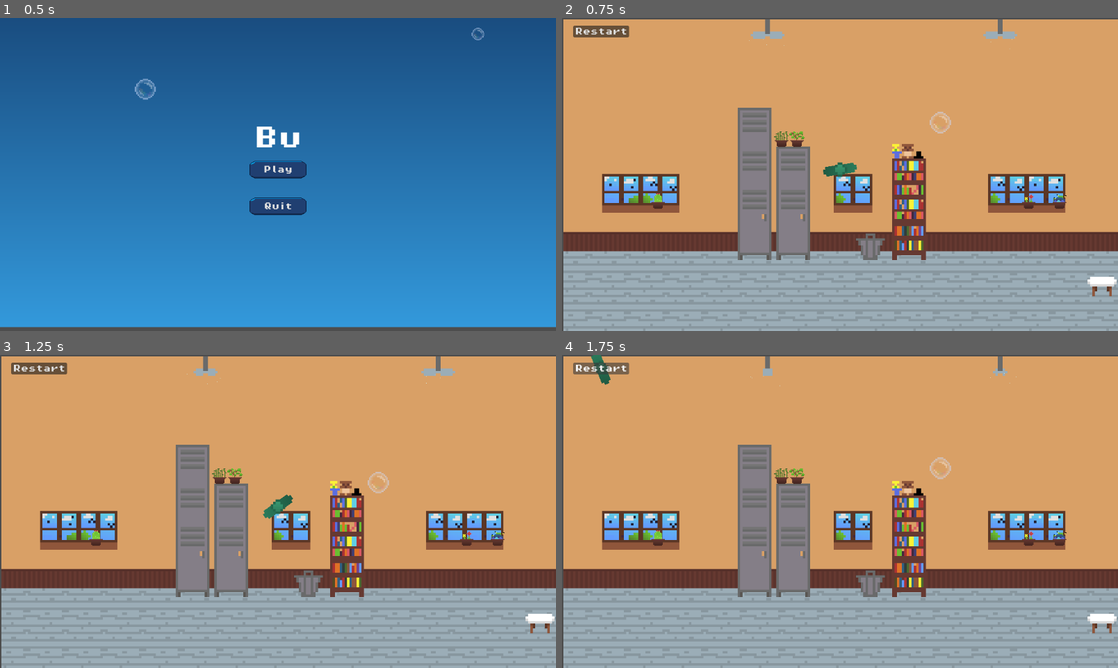
Above: before the commit, frames 1-4 (two rows, left to right).
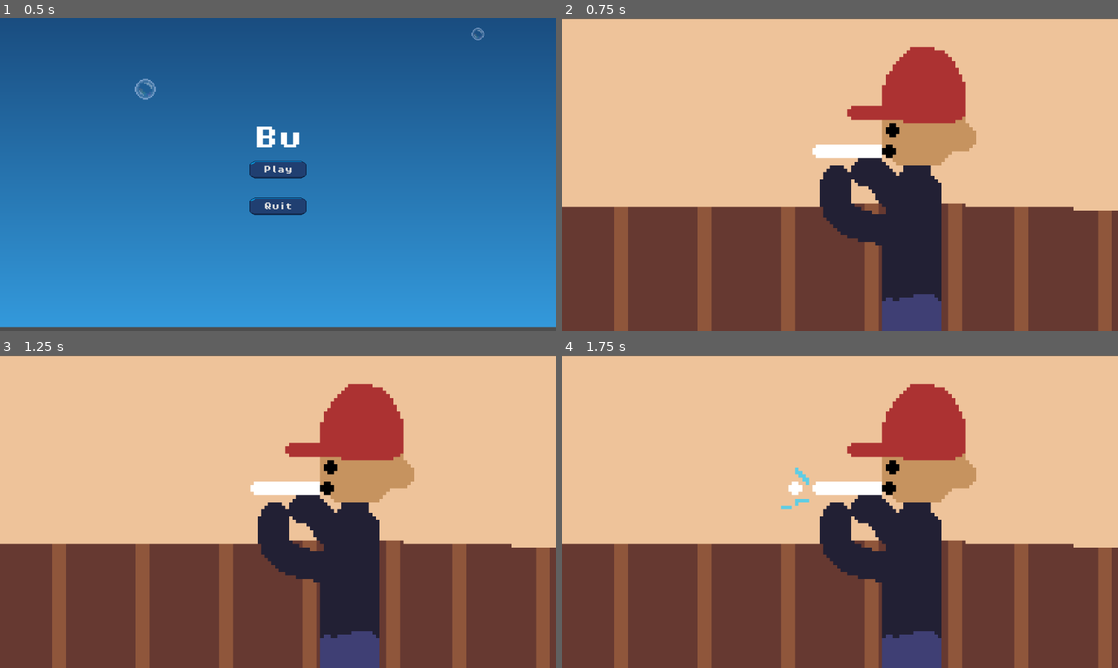
Above: after the commit, the same moments.

Repository: SukainaA/bubbleTheBully
Game: Godot game, scene res://scenes/mainmenu.tscn
Two runs of this game, one before a commit and one after it. Both use one fixed random seed, a clock stepped at 60 frames per second and the inputs below.
Inputs (mouse positions are in pixels of both pictures, inside the frame that each line leads up to):
- Up to frame 1 (0.5 s): no input
- Up to frame 2 (0.75 s): click "Play" at 0.5 s
- Up to frame 3 (1.25 s): no input
- Up to frame 4 (1.75 s): click (600, 367) at 1.25 s, where only the run before the commit has a clickable "Restart"

Frame 1 is identical in both runs. In frame 2, 95% of the frame differs, in the area x 0-100%, y 0-100%; in frame 3, 95%; in frame 4, 95%.

Commit message:
added intro animations

Diff:
--- a/mainmenu.gd
+++ b/mainmenu.gd
@@ -9,7 +9,7 @@
 
 
 func _on_play_button_pressed():
-	get_tree().change_scene_to_file("res://scenes/level.tscn")
+	get_tree().change_scene_to_file("res://scenes/1.tscn")
 
 func _on_quit_button_pressed():
 	get_tree().quit()
--- /dev/null
+++ b/scenes/1.gd
@@ -0,0 +1,15 @@
+extends Node2D
+
+
+# Called when the node enters the scene tree for the first time.
+func _ready() -> void:
+	pass # Replace with function body.
+
+
+# Called every frame. 'delta' is the elapsed time since the previous frame.
+func _process(delta: float) -> void:
+	pass
+
+
+func _on_animated_sprite_2d_animation_finished() -> void:
+	get_tree().change_scene_to_file("res://scenes/2.tscn")
--- /dev/null
+++ b/scenes/1.tscn
@@ -0,0 +1,80 @@
+[gd_scene load_steps=10 format=3 uid="uid://6np6v2gge5nu"]
+
+[ext_resource type="Texture2D" uid="uid://bx84n5i0eodfe" path="res://sprites/animations/1.png" id="1_rw3md"]
+[ext_resource type="Script" path="res://scenes/1.gd" id="1_xnaos"]
+
+[sub_resource type="AtlasTexture" id="AtlasTexture_3c8fj"]
+atlas = ExtResource("1_rw3md")
+region = Rect2(0, 0, 160, 90)
+
+[sub_resource type="AtlasTexture" id="AtlasTexture_uppwc"]
+atlas = ExtResource("1_rw3md")
+region = Rect2(800, 0, 160, 90)
+
+[sub_resource type="AtlasTexture" id="AtlasTexture_x3btf"]
+atlas = ExtResource("1_rw3md")
+region = Rect2(160, 0, 160, 90)
+
+[sub_resource type="AtlasTexture" id="AtlasTexture_5ddde"]
+atlas = ExtResource("1_rw3md")
+region = Rect2(320, 0, 160, 90)
+
+[sub_resource type="AtlasTexture" id="AtlasTexture_08car"]
+atlas = ExtResource("1_rw3md")
+region = Rect2(480, 0, 160, 90)
+
+[sub_resource type="AtlasTexture" id="AtlasTexture_lq78s"]
+atlas = ExtResource("1_rw3md")
+region = Rect2(640, 0, 160, 90)
+
+[sub_resource type="SpriteFrames" id="SpriteFrames_4xuuo"]
+animations = [{
+"frames": [{
+"duration": 1.0,
+"texture": SubResource("AtlasTexture_3c8fj")
+}, {
+"duration": 1.0,
+"texture": SubResource("AtlasTexture_uppwc")
+}, {
+"duration": 1.0,
+"texture": SubResource("AtlasTexture_3c8fj")
+}, {
+"duration": 1.0,
+"texture": SubResource("AtlasTexture_3c8fj")
+}, {
+"duration": 1.0,
+"texture": SubResource("AtlasTexture_x3btf")
+}, {
+"duration": 1.0,
+"texture": SubResource("AtlasTexture_5ddde")
+}, {
+"duration": 1.0,
+"texture": SubResource("AtlasTexture_08car")
+}, {
+"duration": 1.0,
+"texture": SubResource("AtlasTexture_lq78s")
+}, {
+"duration": 1.0,
+"texture": SubResource("AtlasTexture_3c8fj")
+}, {
+"duration": 1.0,
+"texture": SubResource("AtlasTexture_3c8fj")
+}, {
+"duration": 1.0,
+"texture": SubResource("AtlasTexture_3c8fj")
+}],
+"loop": false,
+"name": &"default",
+"speed": 4.0
+}]
+
+[node name="1" type="Node2D"]
+script = ExtResource("1_xnaos")
+
+[node name="AnimatedSprite2D" type="AnimatedSprite2D" parent="."]
+position = Vector2(576.889, 326.5)
+scale = Vector2(7.21111, 7.21111)
+sprite_frames = SubResource("SpriteFrames_4xuuo")
+autoplay = "default"
+
+[connection signal="animation_finished" from="AnimatedSprite2D" to="." method="_on_animated_sprite_2d_animation_finished"]
--- /dev/null
+++ b/scenes/2.gd
@@ -0,0 +1,15 @@
+extends Node2D
+
+
+# Called when the node enters the scene tree for the first time.
+func _ready() -> void:
+	pass # Replace with function body.
+
+
+# Called every frame. 'delta' is the elapsed time since the previous frame.
+func _process(delta: float) -> void:
+	pass
+
+
+func _on_animated_sprite_2d_animation_finished() -> void:
+	get_tree().change_scene_to_file("res://scenes/3.tscn")
--- /dev/null
+++ b/scenes/2.tscn
@@ -0,0 +1,154 @@
+[gd_scene load_steps=21 format=3 uid="uid://cocfw7ya6fhxv"]
+
+[ext_resource type="Texture2D" uid="uid://c77ey4prruaxd" path="res://sprites/animations/2.png" id="1_qfmet"]
+[ext_resource type="Script" path="res://scenes/2.gd" id="1_ugcqw"]
+
+[sub_resource type="AtlasTexture" id="AtlasTexture_36ff3"]
+atlas = ExtResource("1_qfmet")
+region = Rect2(0, 0, 160, 90)
+
+[sub_resource type="AtlasTexture" id="AtlasTexture_dsiv8"]
+atlas = ExtResource("1_qfmet")
+region = Rect2(160, 0, 160, 90)
+
+[sub_resource type="AtlasTexture" id="AtlasTexture_u25dq"]
+atlas = ExtResource("1_qfmet")
+region = Rect2(320, 0, 160, 90)
+
+[sub_resource type="AtlasTexture" id="AtlasTexture_cqstq"]
+atlas = ExtResource("1_qfmet")
+region = Rect2(480, 0, 160, 90)
+
+[sub_resource type="AtlasTexture" id="AtlasTexture_h2hf3"]
+atlas = ExtResource("1_qfmet")
+region = Rect2(640, 0, 160, 90)
+
+[sub_resource type="AtlasTexture" id="AtlasTexture_p2qqo"]
+atlas = ExtResource("1_qfmet")
+region = Rect2(800, 0, 160, 90)
+
+[sub_resource type="AtlasTexture" id="AtlasTexture_lmklo"]
+atlas = ExtResource("1_qfmet")
+region = Rect2(960, 0, 160, 90)
+
+[sub_resource type="AtlasTexture" id="AtlasTexture_lwevm"]
+atlas = ExtResource("1_qfmet")
+region = Rect2(1120, 0, 160, 90)
+
+[sub_resource type="AtlasTexture" id="AtlasTexture_36kd5"]
+atlas = ExtResource("1_qfmet")
+region = Rect2(1280, 0, 160, 90)
+
+[sub_resource type="AtlasTexture" id="AtlasTexture_oscw6"]
+atlas = ExtResource("1_qfmet")
+region = Rect2(1440, 0, 160, 90)
+
+[sub_resource type="AtlasTexture" id="AtlasTexture_g0kvo"]
+atlas = ExtResource("1_qfmet")
+region = Rect2(1600, 0, 160, 90)
+
+[sub_resource type="AtlasTexture" id="AtlasTexture_y15k7"]
+atlas = ExtResource("1_qfmet")
+region = Rect2(1760, 0, 160, 90)
+
+[sub_resource type="AtlasTexture" id="AtlasTexture_nfak1"]
+atlas = ExtResource("1_qfmet")
+region = Rect2(1920, 0, 160, 90)
+
+[sub_resource type="AtlasTexture" id="AtlasTexture_kqbi7"]
+atlas = ExtResource("1_qfmet")
+region = Rect2(2080, 0, 160, 90)
+
+[sub_resource type="AtlasTexture" id="AtlasTexture_arll8"]
+atlas = ExtResource("1_qfmet")
+region = Rect2(2240, 0, 160, 90)
+
+[sub_resource type="AtlasTexture" id="AtlasTexture_w3sfp"]
+atlas = ExtResource("1_qfmet")
+region = Rect2(2400, 0, 160, 90)
+
+[sub_resource type="AtlasTexture" id="AtlasTexture_wmej3"]
+atlas = ExtResource("1_qfmet")
+region = Rect2(2560, 0, 160, 90)
+
+[sub_resource type="SpriteFrames" id="SpriteFrames_4xt72"]
+animations = [{
+"frames": [{
+"duration": 1.0,
+"texture": SubResource("AtlasTexture_36ff3")
+}, {
+"duration": 1.0,
+"texture": SubResource("AtlasTexture_dsiv8")
+}, {
+"duration": 1.0,
+"texture": SubResource("AtlasTexture_u25dq")
+}, {
+"duration": 1.0,
+"texture": SubResource("AtlasTexture_cqstq")
+}, {
+"duration": 1.0,
+"texture": SubResource("AtlasTexture_h2hf3")
+}, {
+"duration": 1.0,
+"texture": SubResource("AtlasTexture_p2qqo")
+}, {
+"duration": 1.0,
+"texture": SubResource("AtlasTexture_lmklo")
+}, {
+"duration": 1.0,
+"texture": SubResource("AtlasTexture_lwevm")
+}, {
+"duration": 1.0,
+"texture": SubResource("AtlasTexture_36kd5")
+}, {
+"duration": 1.0,
+"texture": SubResource("AtlasTexture_oscw6")
+}, {
+"duration": 1.0,
+"texture": SubResource("AtlasTexture_g0kvo")
+}, {
+"duration": 1.0,
+"texture": SubResource("AtlasTexture_y15k7")
+}, {
+"duration": 1.0,
+"texture": SubResource("AtlasTexture_nfak1")
+}, {
+"duration": 1.0,
+"texture": SubResource("AtlasTexture_kqbi7")
+}, {
+"duration": 1.0,
+"texture": SubResource("AtlasTexture_arll8")
+}, {
+"duration": 1.0,
+"texture": SubResource("AtlasTexture_w3sfp")
+}, {
+"duration": 1.0,
+"texture": SubResource("AtlasTexture_wmej3")
+}, {
+"duration": 1.0,
+"texture": SubResource("AtlasTexture_wmej3")
+}, {
+"duration": 1.0,
+"texture": SubResource("AtlasTexture_wmej3")
+}, {
+"duration": 1.0,
+"texture": SubResource("AtlasTexture_wmej3")
+}, {
+"duration": 1.0,
+"texture": SubResource("AtlasTexture_wmej3")
+}],
+"loop": false,
+"name": &"default",
+"speed": 5.0
+}]
+
+[node name="2" type="Node2D"]
+script = ExtResource("1_ugcqw")
+
+[node name="AnimatedSprite2D" type="AnimatedSprite2D" parent="."]
+position = Vector2(575, 324)
+scale = Vector2(7.2, 7.2)
+sprite_frames = SubResource("SpriteFrames_4xt72")
+autoplay = "default"
+
+[connection signal="animation_finished" from="AnimatedSprite2D" to="." method="_on_animated_sprite_2d_animation_finished"]
--- /dev/null
+++ b/scenes/3.gd
@@ -0,0 +1,15 @@
+extends Node2D
+
+
+# Called when the node enters the scene tree for the first time.
+func _ready() -> void:
+	pass # Replace with function body.
+
+
+# Called every frame. 'delta' is the elapsed time since the previous frame.
+func _process(delta: float) -> void:
+	pass
+
+
+func _on_animated_sprite_2d_animation_finished() -> void:
+	get_tree().change_scene_to_file("res://scenes/level.tscn")
--- /dev/null
+++ b/scenes/3.tscn
@@ -0,0 +1,181 @@
+[gd_scene load_steps=25 format=3 uid="uid://cwroavorltvbw"]
+
+[ext_resource type="Script" path="res://scenes/3.gd" id="1_lqvxv"]
+[ext_resource type="Texture2D" uid="uid://dv1ogiqdpiuht" path="res://sprites/animations/3.png" id="1_qr88r"]
+
+[sub_resource type="AtlasTexture" id="AtlasTexture_bmmmc"]
+atlas = ExtResource("1_qr88r")
+region = Rect2(0, 0, 160, 90)
+
+[sub_resource type="AtlasTexture" id="AtlasTexture_7n357"]
+atlas = ExtResource("1_qr88r")
+region = Rect2(160, 0, 160, 90)
+
+[sub_resource type="AtlasTexture" id="AtlasTexture_415yw"]
+atlas = ExtResource("1_qr88r")
+region = Rect2(320, 0, 160, 90)
+
+[sub_resource type="AtlasTexture" id="AtlasTexture_6vur7"]
+atlas = ExtResource("1_qr88r")
+region = Rect2(480, 0, 160, 90)
+
+[sub_resource type="AtlasTexture" id="AtlasTexture_64pmb"]
+atlas = ExtResource("1_qr88r")
+region = Rect2(640, 0, 160, 90)
+
+[sub_resource type="AtlasTexture" id="AtlasTexture_6d1wk"]
+atlas = ExtResource("1_qr88r")
+region = Rect2(800, 0, 160, 90)
+
+[sub_resource type="AtlasTexture" id="AtlasTexture_cjnnn"]
+atlas = ExtResource("1_qr88r")
+region = Rect2(960, 0, 160, 90)
+
+[sub_resource type="AtlasTexture" id="AtlasTexture_82nsp"]
+atlas = ExtResource("1_qr88r")
+region = Rect2(1120, 0, 160, 90)
+
+[sub_resource type="AtlasTexture" id="AtlasTexture_2e3k4"]
+atlas = ExtResource("1_qr88r")
+region = Rect2(1280, 0, 160, 90)
+
+[sub_resource type="AtlasTexture" id="AtlasTexture_olmuu"]
+atlas = ExtResource("1_qr88r")
+region = Rect2(1440, 0, 160, 90)
+
+[sub_resource type="AtlasTexture" id="AtlasTexture_y5mbh"]
+atlas = ExtResource("1_qr88r")
+region = Rect2(1600, 0, 160, 90)
+
+[sub_resource type="AtlasTexture" id="AtlasTexture_0aj5b"]
+atlas = ExtResource("1_qr88r")
+region = Rect2(1760, 0, 160, 90)
+
+[sub_resource type="AtlasTexture" id="AtlasTexture_71hpx"]
+atlas = ExtResource("1_qr88r")
+region = Rect2(1920, 0, 160, 90)
+
+[sub_resource type="AtlasTexture" id="AtlasTexture_vyhos"]
+atlas = ExtResource("1_qr88r")
+region = Rect2(2080, 0, 160, 90)
+
+[sub_resource type="AtlasTexture" id="AtlasTexture_x4ffe"]
+atlas = ExtResource("1_qr88r")
+region = Rect2(2240, 0, 160, 90)
+
+[sub_resource type="AtlasTexture" id="AtlasTexture_65nn7"]
+atlas = ExtResource("1_qr88r")
+region = Rect2(2400, 0, 160, 90)
+
+[sub_resource type="AtlasTexture" id="AtlasTexture_j73e6"]
+atlas = ExtResource("1_qr88r")
+region = Rect2(2560, 0, 160, 90)
+
+[sub_resource type="AtlasTexture" id="AtlasTexture_0rytp"]
+atlas = ExtResource("1_qr88r")
+region = Rect2(2720, 0, 160, 90)
+
+[sub_resource type="AtlasTexture" id="AtlasTexture_3chf0"]
+atlas = ExtResource("1_qr88r")
+region = Rect2(2880, 0, 160, 90)
+
+[sub_resource type="AtlasTexture" id="AtlasTexture_6b50d"]
+atlas = ExtResource("1_qr88r")
+region = Rect2(3040, 0, 160, 90)
+
+[sub_resource type="AtlasTexture" id="AtlasTexture_yagh6"]
+atlas = ExtResource("1_qr88r")
+region = Rect2(3200, 0, 160, 90)
+
+[sub_resource type="SpriteFrames" id="SpriteFrames_2i3gd"]
+animations = [{
+"frames": [{
+"duration": 1.0,
+"texture": SubResource("AtlasTexture_bmmmc")
+}, {
+"duration": 1.0,
+"texture": SubResource("AtlasTexture_7n357")
+}, {
+"duration": 1.0,
+"texture": SubResource("AtlasTexture_415yw")
+}, {
+"duration": 1.0,
+"texture": SubResource("AtlasTexture_6vur7")
+}, {
+"duration": 1.0,
+"texture": SubResource("AtlasTexture_64pmb")
+}, {
+"duration": 1.0,
+"texture": SubResource("AtlasTexture_6d1wk")
+}, {
+"duration": 1.0,
+"texture": SubResource("AtlasTexture_cjnnn")
+}, {
+"duration": 1.0,
+"texture": SubResource("AtlasTexture_82nsp")
+}, {
+"duration": 1.0,
+"texture": SubResource("AtlasTexture_2e3k4")
+}, {
+"duration": 1.0,
+"texture": SubResource("AtlasTexture_olmuu")
+}, {
+"duration": 1.0,
+"texture": SubResource("AtlasTexture_y5mbh")
+}, {
+"duration": 1.0,
+"texture": SubResource("AtlasTexture_0aj5b")
+}, {
+"duration": 1.0,
+"texture": SubResource("AtlasTexture_71hpx")
+}, {
+"duration": 1.0,
+"texture": SubResource("AtlasTexture_vyhos")
+}, {
+"duration": 1.0,
+"texture": SubResource("AtlasTexture_x4ffe")
+}, {
+"duration": 1.0,
+"texture": SubResource("AtlasTexture_65nn7")
+}, {
+"duration": 1.0,
+"texture": SubResource("AtlasTexture_j73e6")
+}, {
+"duration": 1.0,
+"texture": SubResource("AtlasTexture_0rytp")
+}, {
+"duration": 1.0,
+"texture": SubResource("AtlasTexture_3chf0")
+}, {
+"duration": 1.0,
+"texture": SubResource("AtlasTexture_6b50d")
+}, {
+"duration": 1.0,
+"texture": SubResource("AtlasTexture_yagh6")
+}, {
+"duration": 1.0,
+"texture": SubResource("AtlasTexture_yagh6")
+}, {
+"duration": 1.0,
+"texture": SubResource("AtlasTexture_yagh6")
+}, {
+"duration": 1.0,
+"texture": SubResource("AtlasTexture_yagh6")
+}],
+"loop": false,
+"name": &"default",
+"speed": 5.0
+}]
+
+[node name="3" type="Node2D"]
+script = ExtResource("1_lqvxv")
+
+[node name="AnimatedSprite2D" type="AnimatedSprite2D" parent="."]
+position = Vector2(575.111, 324.5)
+scale = Vector2(7.18889, 7.18889)
+sprite_frames = SubResource("SpriteFrames_2i3gd")
+autoplay = "default"
+frame = 23
+frame_progress = 1.0
+
+[connection signal="animation_finished" from="AnimatedSprite2D" to="." method="_on_animated_sprite_2d_animation_finished"]
--- /dev/null
+++ b/scenes/4.tscn
@@ -0,0 +1,161 @@
+[gd_scene load_steps=22 format=3 uid="uid://brbhio5gqnf01"]
+
+[ext_resource type="Texture2D" uid="uid://glnieb7dhq5i" path="res://sprites/animations/4.png" id="1_t07cs"]
+
+[sub_resource type="AtlasTexture" id="AtlasTexture_pnudn"]
+atlas = ExtResource("1_t07cs")
+region = Rect2(0, 0, 160, 90)
+
+[sub_resource type="AtlasTexture" id="AtlasTexture_xf3ma"]
+atlas = ExtResource("1_t07cs")
+region = Rect2(160, 0, 160, 90)
+
+[sub_resource type="AtlasTexture" id="AtlasTexture_ekiw4"]
+atlas = ExtResource("1_t07cs")
+region = Rect2(320, 0, 160, 90)
+
+[sub_resource type="AtlasTexture" id="AtlasTexture_86i2g"]
+atlas = ExtResource("1_t07cs")
+region = Rect2(480, 0, 160, 90)
+
+[sub_resource type="AtlasTexture" id="AtlasTexture_lfhh2"]
+atlas = ExtResource("1_t07cs")
+region = Rect2(640, 0, 160, 90)
+
+[sub_resource type="AtlasTexture" id="AtlasTexture_4rc1g"]
+atlas = ExtResource("1_t07cs")
+region = Rect2(800, 0, 160, 90)
+
+[sub_resource type="AtlasTexture" id="AtlasTexture_qonwe"]
+atlas = ExtResource("1_t07cs")
+region = Rect2(960, 0, 160, 90)
+
+[sub_resource type="AtlasTexture" id="AtlasTexture_gdigq"]
+atlas = ExtResource("1_t07cs")
+region = Rect2(1120, 0, 160, 90)
+
+[sub_resource type="AtlasTexture" id="AtlasTexture_s5nlx"]
+atlas = ExtResource("1_t07cs")
+region = Rect2(1280, 0, 160, 90)
+
+[sub_resource type="AtlasTexture" id="AtlasTexture_8kq0i"]
+atlas = ExtResource("1_t07cs")
+region = Rect2(1440, 0, 160, 90)
+
+[sub_resource type="AtlasTexture" id="AtlasTexture_vib42"]
+atlas = ExtResource("1_t07cs")
+region = Rect2(1600, 0, 160, 90)
+
+[sub_resource type="AtlasTexture" id="AtlasTexture_ugxgj"]
+atlas = ExtResource("1_t07cs")
+region = Rect2(1760, 0, 160, 90)
+
+[sub_resource type="AtlasTexture" id="AtlasTexture_gp4k7"]
+atlas = ExtResource("1_t07cs")
+region = Rect2(1920, 0, 160, 90)
+
+[sub_resource type="AtlasTexture" id="AtlasTexture_epgaq"]
+atlas = ExtResource("1_t07cs")
+region = Rect2(2080, 0, 160, 90)
+
+[sub_resource type="AtlasTexture" id="AtlasTexture_8mwbk"]
+atlas = ExtResource("1_t07cs")
+region = Rect2(2240, 0, 160, 90)
+
+[sub_resource type="AtlasTexture" id="AtlasTexture_xfj6h"]
+atlas = ExtResource("1_t07cs")
+region = Rect2(2400, 0, 160, 90)
+
+[sub_resource type="AtlasTexture" id="AtlasTexture_xr8s6"]
+atlas = ExtResource("1_t07cs")
+region = Rect2(2560, 0, 160, 90)
+
+[sub_resource type="AtlasTexture" id="AtlasTexture_ssk0i"]
+atlas = ExtResource("1_t07cs")
+region = Rect2(2720, 0, 160, 90)
+
+[sub_resource type="AtlasTexture" id="AtlasTexture_xe14n"]
+atlas = ExtResource("1_t07cs")
+region = Rect2(2880, 0, 160, 90)
+
+[sub_resource type="SpriteFrames" id="SpriteFrames_t3peh"]
+animations = [{
+"frames": [{
+"duration": 1.0,
+"texture": SubResource("AtlasTexture_pnudn")
+}, {
+"duration": 1.0,
+"texture": SubResource("AtlasTexture_xf3ma")
+}, {
+"duration": 1.0,
+"texture": SubResource("AtlasTexture_ekiw4")
+}, {
+"duration": 1.0,
+"texture": SubResource("AtlasTexture_86i2g")
+}, {
+"duration": 1.0,
+"texture": SubResource("AtlasTexture_lfhh2")
+}, {
+"duration": 1.0,
+"texture": SubResource("AtlasTexture_4rc1g")
+}, {
+"duration": 1.0,
+"texture": SubResource("AtlasTexture_qonwe")
+}, {
+"duration": 1.0,
+"texture": SubResource("AtlasTexture_gdigq")
+}, {
+"duration": 1.0,
+"texture": SubResource("AtlasTexture_s5nlx")
+}, {
+"duration": 1.0,
+"texture": SubResource("AtlasTexture_8kq0i")
+}, {
+"duration": 1.0,
+"texture": SubResource("AtlasTexture_vib42")
+}, {
+"duration": 1.0,
+"texture": SubResource("AtlasTexture_ugxgj")
+}, {
+"duration": 1.0,
+"texture": SubResource("AtlasTexture_gp4k7")
+}, {
+"duration": 1.0,
+"texture": SubResource("AtlasTexture_epgaq")
+}, {
+"duration": 1.0,
+"texture": SubResource("AtlasTexture_8mwbk")
+}, {
+"duration": 1.0,
+"texture": SubResource("AtlasTexture_xfj6h")
+}, {
+"duration": 1.0,
+"texture": SubResource("AtlasTexture_xr8s6")
+}, {
+"duration": 1.0,
+"texture": SubResource("AtlasTexture_ssk0i")
+}, {
+"duration": 1.0,
+"texture": SubResource("AtlasTexture_xe14n")
+}, {
+"duration": 1.0,
+"texture": SubResource("AtlasTexture_xe14n")
+}, {
+"duration": 1.0,
+"texture": SubResource("AtlasTexture_xe14n")
+}, {
+"duration": 1.0,
+"texture": SubResource("AtlasTexture_xe14n")
+}],
+"loop": false,
+"name": &"default",
+"speed": 5.0
+}]
+
+[node name="4" type="Node2D"]
+
+[node name="AnimatedSprite2D" type="AnimatedSprite2D" parent="."]
+position = Vector2(574.222, 325)
+scale = Vector2(7.17778, 7.17778)
+sprite_frames = SubResource("SpriteFrames_t3peh")
+autoplay = "default"
--- a/scenes/fish_bone.tscn
+++ b/scenes/fish_bone.tscn
@@ -28,6 +28,45 @@
 [sub_resource type="CapsuleShape2D" id="CapsuleShape2D_2ksdb"]
 radius = 31.1642
 height = 99.9537
+
+[sub_resource type="Animation" id="Animation_gmw5y"]
+length = 0.001
+tracks/0/type = "value"
+tracks/0/imported = false
+tracks/0/enabled = true
+tracks/0/path = NodePath("StaticBody2D:position")
+tracks/0/interp = 1
+tracks/0/loop_wrap = true
+tracks/0/keys = {
+"times": PackedFloat32Array(0),
+"transitions": PackedFloat32Array(1),
+"update": 0,
+"values": [Vector2(0, 0)]
+}
+tracks/1/type = "value"
+tracks/1/imported = false
+tracks/1/enabled = true
+tracks/1/path = NodePath("StaticBody2D/Sprite2D:frame")
+tracks/1/interp = 1
+tracks/1/loop_wrap = true
+tracks/1/keys = {
+"times": PackedFloat32Array(0),
+"transitions": PackedFloat32Array(1),
+"update": 1,
+"values": [0]
+}
+tracks/2/type = "value"
+tracks/2/imported = false
+tracks/2/enabled = true
+tracks/2/path = NodePath("StaticBody2D:rotation")
+tracks/2/interp = 1
+tracks/2/loop_wrap = true
+tracks/2/keys = {
+"times": PackedFloat32Array(0),
+"transitions": PackedFloat32Array(1),
+"update": 0,
+"values": [0.0]
+}
 
 [sub_resource type="Animation" id="Animation_swel8"]
 resource_name = "jump"
@@ -70,45 +109,6 @@
 "values": [0.174533, -0.174533, 0.174533, -0.174533, 0.174533]
 }
 
-[sub_resource type="Animation" id="Animation_gmw5y"]
-length = 0.001
-tracks/0/type = "value"
-tracks/0/imported = false
-tracks/0/enabled = true
-tracks/0/path = NodePath("StaticBody2D:position")
-tracks/0/interp = 1
-tracks/0/loop_wrap = true
-tracks/0/keys = {
-"times": PackedFloat32Array(0),
-"transitions": PackedFloat32Array(1),
-"update": 0,
-"values": [Vector2(0, 0)]
-}
-tracks/1/type = "value"
-tracks/1/imported = false
-tracks/1/enabled = true
-tracks/1/path = NodePath("StaticBody2D/Sprite2D:frame")
-tracks/1/interp = 1
-tracks/1/loop_wrap = true
-tracks/1/keys = {
-"times": PackedFloat32Array(0),
-"transitions": PackedFloat32Array(1),
-"update": 1,
-"values": [0]
-}
-tracks/2/type = "value"
-tracks/2/imported = false
-tracks/2/enabled = true
-tracks/2/path = NodePath("StaticBody2D:rotation")
-tracks/2/interp = 1
-tracks/2/loop_wrap = true
-tracks/2/keys = {
-"times": PackedFloat32Array(0),
-"transitions": PackedFloat32Array(1),
-"update": 0,
-"values": [0.0]
-}
-
 [sub_resource type="AnimationLibrary" id="AnimationLibrary_56dam"]
 _data = {
 "RESET": SubResource("Animation_gmw5y"),
Not shown: 1 places in scenes/bubble.tscn that only renumber resources
Not shown: 1 places in scenes/classroom.tscn that only renumber resources
Not shown: 1 places in scenes/level.tscn that only renumber resources
Not shown: 1 places in scenes/mainmenu.tscn that only renumber resources
Not shown: 1 places in scenes/paper_plane.tscn that only renumber resources
Not shown: 1 places in scenes/playground.tscn that only renumber resources
Not shown: 1 places in scenes/sewer.tscn that only renumber resources
Not shown: 1 places in scenes/street.tscn that only renumber resources
Binary file added: sprites/animations/1.png
Binary file added: sprites/animations/2.png
Binary file added: sprites/animations/3.png
Binary file added: sprites/animations/4.png
